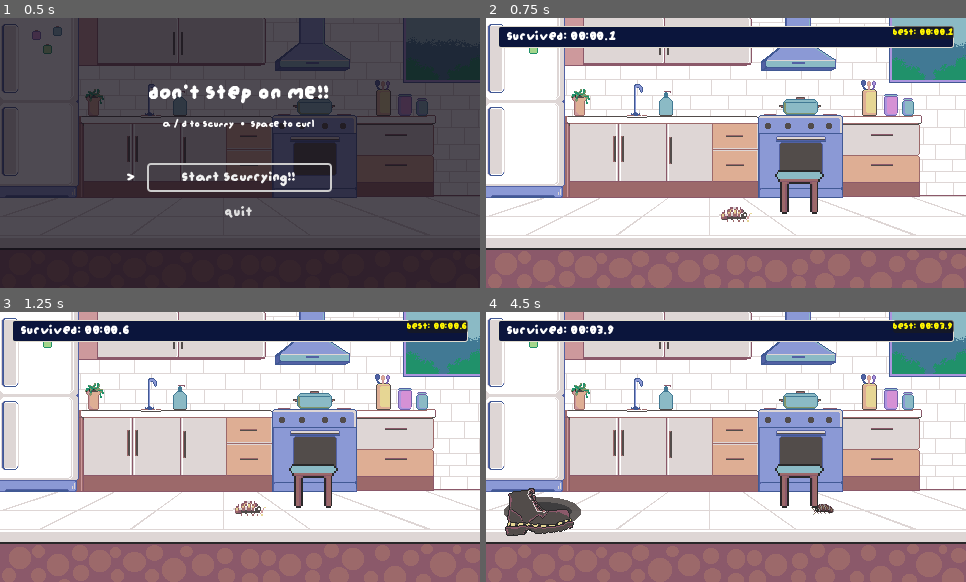
Above: before the commit, frames 1-4 (two rows, left to right).
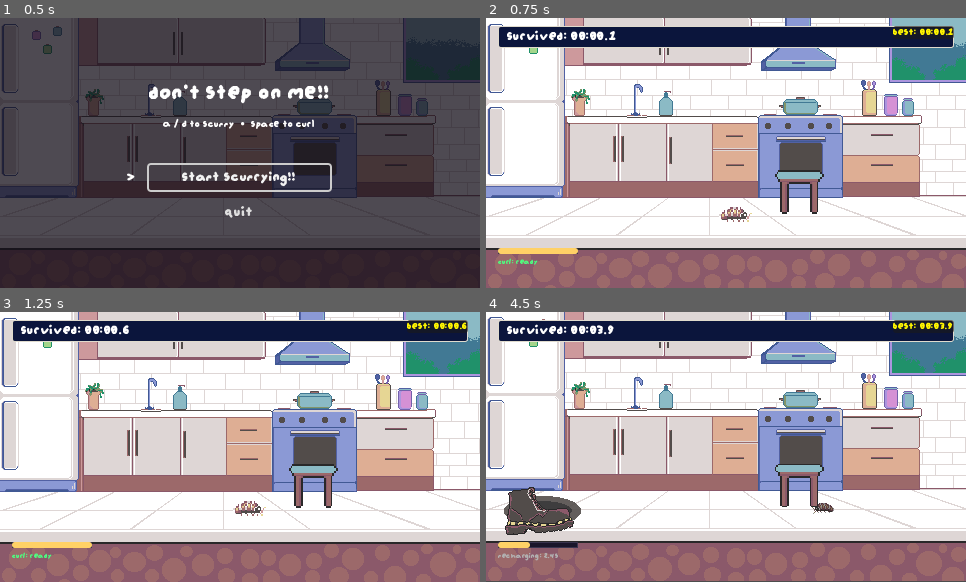
Above: after the commit, the same moments.

Repository: vineethjkatti-tech/dontsteponme
Game: Godot game, scene res://control.tscn
The game is run twice, just before and just after one commit, with the same random seed, the same clock (stepped at 60 frames per second) and the same inputs. Sound files missing from this copy of the repository are replaced by a short silence.
Inputs (mouse positions are in pixels of both pictures, inside the frame that each line leads up to):
- Up to frame 1 (0.5 s): no input
- Up to frame 2 (0.75 s): click "Start Scurrying!!" at 0.5 s
- Up to frame 3 (1.25 s): no input
- Up to frame 4 (4.5 s): tap Enter at 1.25 s; move the mouse to (831, 433) at 1.27 s; hold D (right) 1.28-2.03 s; tap Space (curl) at 1.35, 2.1, 3.05, 3.8, 4.35 s; click (831, 433) at 1.42 s; move the mouse to (630, 460) at 2.02 s; hold Down 2.03-2.78 s; move the mouse to (774, 387) at 2.77 s; hold D (right) 2.78-3.53 s; tap Alt at 2.85 s; move the mouse to (702, 501) at 3.52 s; hold Up 3.53-4.28 s; tap Shift at 3.6 s; click (702, 501) at 3.67 s; move the mouse to (870, 487) at 4.27 s; hold A (left) from 4.28 s (still down)

Frame 1 is identical in both runs. In frame 2, 0.5% of the frame differs, in the area x 2-20%, y 85-92%; in frame 3, 0.5%; in frame 4, 11%, in the area x 0-100%, y 0-100%.

Commit message:
Added Camera Shake for boots falling and ui for curlup cooldown

Diff:
--- /dev/null
+++ b/camera_2d.gd
@@ -0,0 +1,39 @@
+extends Camera2D
+
+# default shake
+@export var base_intensity: float = 2.5
+
+# maximum shake
+@export var max_intensity: float = 9.0
+
+# extra shake added per second survived
+@export var time_scale_factor: float = 0.08
+
+var shake_tween: Tween
+
+func _ready() -> void:
+	add_to_group("camera")
+
+func trigger_shoe_shake(survival_time: float = 0.0) -> void:
+# calculating intensity that ramps up over game time
+	var calculated_intensity: float = base_intensity + (survival_time * time_scale_factor)
+	var final_intensity: float = clampf(calculated_intensity, base_intensity, max_intensity)
+
+# duration also increases with time
+	var duration: float = clampf(0.12 + (survival_time * 0.0015), 0.12, 0.25)
+
+# cancel any active shake tween to avoid conflict
+	if shake_tween and shake_tween.is_valid():
+		shake_tween.kill()
+
+	shake_tween = create_tween()
+
+	var steps: int = 4
+	for i in range(steps):
+		var step_decay: float = 1.0 - (float(i) / float(steps)) # Shake diminishes per step
+		var rand_offset := Vector2(
+			randf_range(-final_intensity, final_intensity) * step_decay,
+			randf_range(-final_intensity, final_intensity) * step_decay
+		)
+		shake_tween.tween_property(self, "offset", rand_offset, duration / steps)
+	shake_tween.tween_property(self, "offset", Vector2.ZERO, 0.04)
--- a/foot_hazard.gd
+++ b/foot_hazard.gd
@@ -51,6 +51,17 @@
 	trigger_impact()
 
 func trigger_impact() -> void:
+	# fetch current survival_time from the HUD
+	var current_time: float = 0.0
+	var hud = get_tree().get_first_node_in_group("hud")
+	if hud and "elapsed_time" in hud:
+		current_time = hud.elapsed_time
+
+	# trigger the camera shake
+	var cam = get_tree().get_first_node_in_group("camera")
+	if cam and cam.has_method("trigger_shoe_shake"):
+		cam.trigger_shoe_shake(current_time)
+
 	# play stomp sound
 	var player := AudioStreamPlayer2D.new()
 	player.stream = snd_stomp
--- a/hud.gd
+++ b/hud.gd
@@ -2,13 +2,28 @@
 
 @onready var score_label: Label = $MarginContainer/BannerPanel/MarginContainer/ScoreLabel
 @onready var high_score_label: Label = $TopRightMargin/HighScorePanel/MarginContainer/HighScoreLabel
+@onready var curl_bar: ProgressBar = $BottomLeftMargin/VBoxContainer/CurlBar
+@onready var curl_status_label: Label = $BottomLeftMargin/VBoxContainer/CurlStatusLabel
 
 var elapsed_time: float = 0.0
 var is_active: bool = true
+var player_ref: CharacterBody2D = null
+var was_cooldown_active: bool = false
 
 func _ready() -> void:
 	add_to_group("hud")
 	high_score_label.text = "Best: %s" % Sessiondata.format_time(Sessiondata.session_best)
+
+# config progress bar
+	curl_bar.show_percentage = false
+	curl_bar.min_value = 0.0
+	curl_bar.max_value = 4.0
+	curl_bar.value = 4.0
+
+# locating player node in active scene
+	player_ref = get_tree().get_first_node_in_group("player")
+	if not player_ref and get_parent():
+		player_ref = get_parent().get_node_or_null("player2D")
 
 func _process(delta: float) -> void:
 	if not is_active:
@@ -19,8 +34,57 @@
 
 	if elapsed_time > Sessiondata.session_best:
 		high_score_label.text = "BEST: %s" % Sessiondata.format_time(elapsed_time)
-		high_score_label.modulate = Color(1.4, 1.2, 0.4) # Subtle gold glow
+		high_score_label.modulate = Color(1.4, 1.2, 0.4)
 
+	_update_ability_cooldown()
+
+func _update_ability_cooldown() -> void:
+	if not is_instance_valid(player_ref):
+		return
+
+# bug is curled
+	if player_ref.is_curled:
+		curl_bar.value = 0.0
+		curl_status_label.text = "Curled"
+		curl_status_label.modulate = Color(1.0, 0.9, 0.2)
+		was_cooldown_active = true
+		return
+
+# cooldown timer has started
+	if not player_ref.can_curl:
+		var cd_timer: Timer = player_ref.get_node_or_null("CooldownTimer")
+		if cd_timer and cd_timer.time_left > 0.0:
+			var time_spent: float = cd_timer.wait_time - cd_timer.time_left
+			curl_bar.value = time_spent
+			curl_status_label.text = "RECHARGING: %0.1fs" % cd_timer.time_left
+			curl_status_label.modulate = Color(0.7, 0.7, 0.7)
+			was_cooldown_active = true
+		return
+
+# curl is ready
+	curl_bar.value = curl_bar.max_value
+	curl_status_label.text = "CURL: READY"
+	curl_status_label.modulate = Color(0.3, 1.0, 0.5)
+
+	if was_cooldown_active:
+		was_cooldown_active = false
+		_play_ready_flash()
+
+func _play_ready_flash() -> void:
+	# centering the pivot so the bar pops uniformnly
+	curl_bar.pivot_offset = curl_bar.size / 2.0
+
+	var tween := create_tween().set_parallel(true)
+
+	#quick pop effect and return to normal
+	var scale_tween := create_tween()
+	scale_tween.tween_property(curl_bar, "scale", Vector2(1.15, 1.15), 0.08).set_trans(Tween.TRANS_BACK).set_ease(Tween.EASE_OUT)
+	scale_tween.tween_property(curl_bar, "scale", Vector2.ONE, 0.12).set_trans(Tween.TRANS_SINE)
+
+	# flahs white then restore
+	var flash_tween := create_tween()
+	flash_tween.tween_property(curl_bar, "modulate", Color(2.2, 2.2, 2.2), 0.08)
+	flash_tween.tween_property(curl_bar, "modulate", Color(1.0, 1.0, 1.0), 0.12)
 
 func stop_timer() -> float:
 	is_active = false
--- a/hud.tscn
+++ b/hud.tscn
@@ -13,6 +13,22 @@
 corner_radius_top_right = 2
 corner_radius_bottom_right = 2
 corner_radius_bottom_left = 2
+
+[sub_resource type="StyleBoxFlat" id="StyleBoxFlat_37p78"]
+bg_color = Color(0.101960786, 0.08627451, 0.16862746, 1)
+border_width_left = 1
+border_width_top = 1
+border_width_right = 1
+border_width_bottom = 1
+border_color = Color(0.22745098, 0.20784314, 0.30980393, 1)
+
+[sub_resource type="StyleBoxFlat" id="StyleBoxFlat_64ctp"]
+bg_color = Color(1, 0.81960785, 0.4, 1)
+border_color = Color(0, 0, 0, 1)
+corner_radius_top_left = 3
+corner_radius_top_right = 3
+corner_radius_bottom_right = 3
+corner_radius_bottom_left = 3
 
 [node name="HUD" type="Control" unique_id=1763401704]
 layout_mode = 3
@@ -73,3 +89,31 @@
 theme_override_colors/font_color = Color(1, 0.8, 0, 1)
 theme_override_font_sizes/font_size = 12
 text = "Best: 00:00:0"
+
+[node name="BottomLeftMargin" type="MarginContainer" parent="." unique_id=1860440604]
+layout_mode = 1
+anchors_preset = 2
+anchor_top = 1.0
+anchor_bottom = 1.0
+offset_top = -40.0
+offset_right = 40.0
+grow_vertical = 0
+theme_override_constants/margin_left = 12
+theme_override_constants/margin_bottom = 10
+
+[node name="VBoxContainer" type="VBoxContainer" parent="BottomLeftMargin" unique_id=1517229924]
+layout_mode = 2
+theme_override_constants/separation = 3
+
+[node name="CurlBar" type="ProgressBar" parent="BottomLeftMargin/VBoxContainer" unique_id=2100864175]
+custom_minimum_size = Vector2(80, 6)
+layout_mode = 2
+theme_override_styles/background = SubResource("StyleBoxFlat_37p78")
+theme_override_styles/fill = SubResource("StyleBoxFlat_64ctp")
+max_value = 4.0
+value = 4.0
+
+[node name="CurlStatusLabel" type="Label" parent="BottomLeftMargin/VBoxContainer" unique_id=2136450374]
+layout_mode = 2
+theme_override_font_sizes/font_size = 9
+text = "Curl : Ready!!"
--- a/main.tscn
+++ b/main.tscn
@@ -8,6 +8,7 @@
 [ext_resource type="PackedScene" uid="uid://1jfudbi4yvii" path="res://hud.tscn" id="6_7mycd"]
 [ext_resource type="AudioStream" uid="uid://opn68px7gdtf" path="res://white_records-byte-blast-8-bit-arcade-music-background-music-for-video-208780.mp3" id="7_272bh"]
 [ext_resource type="PackedScene" uid="uid://dpcxssnxagwrm" path="res://pause_menu.tscn" id="8_5vw27"]
+[ext_resource type="Script" uid="uid://p8ug6mxogqmr" path="res://camera_2d.gd" id="9_kek77"]
 
 [node name="Main" type="Node2D" unique_id=1555962016]
 
@@ -37,3 +38,7 @@
 [node name="HUD" parent="HUDLayer" unique_id=1763401704 instance=ExtResource("6_7mycd")]
 
 [node name="PauseMenu" parent="." unique_id=1390396286 instance=ExtResource("8_5vw27")]
+
+[node name="Camera2D" type="Camera2D" parent="." unique_id=287434300]
+position = Vector2(240, 135)
+script = ExtResource("9_kek77")
Not shown, added: camera_2d.gd.uid
